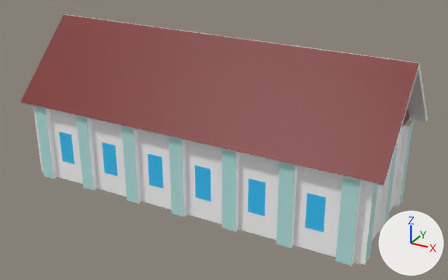
What one commit did to the Blender file house.blend.
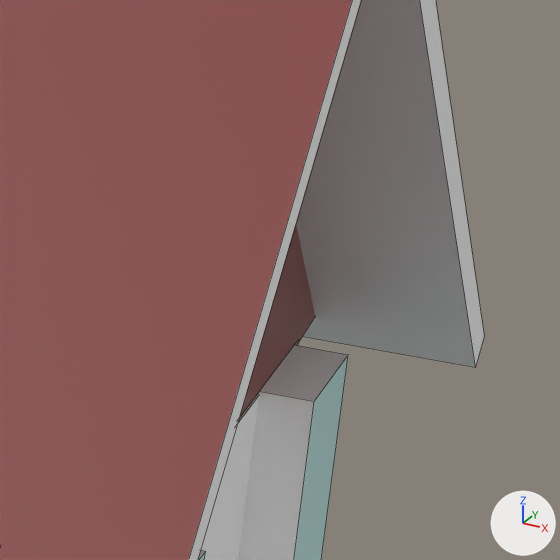
Old and new are each drawn whole from a 50 mm lens placed at (6.8, -30.1, 18.3), pointed at (-9.6, -0.2, 3.4) and again close up on the part from 84% to 97% of the width and 30% to 51% of the height. Arrows for +X, +Y and +Z are at lower right; the lights stay in place. The close-ups show mesh edges as thin lines.
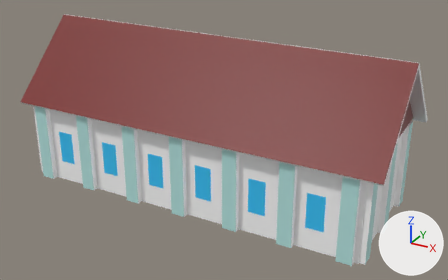
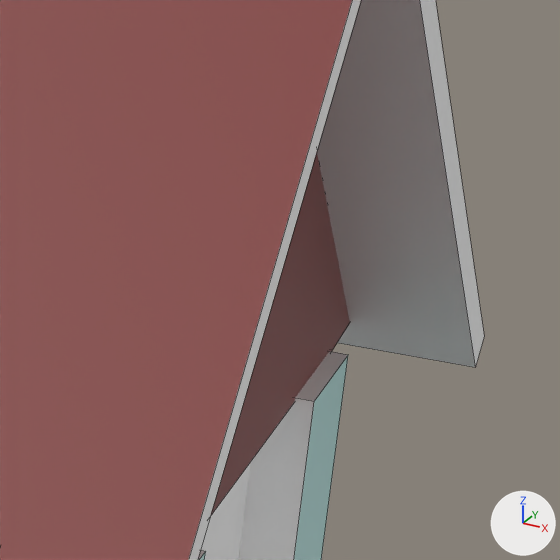
What differs and where, as boxes (x1, y1, x2, y2) in the close-ups (560 x 560 px):
part 1 of me_cube_035, built on
    before: (238, 224, 315, 421)
    after: (211, 152, 350, 515)

The change in detail:
me_cube_035 has 318 vertices, 196 faces and spans x -1.0..1.0, y -249.0..12.0, z -3.0..1.0.
me_cube_035 is used by ob_cube_000; location (0.0, 0.0, 7.642); rotation (0.0, 0.0, -1.571), in degrees (0, 0, -90); scale (3.86, 0.0869, 2.56).
Verts and faces of me_cube_035; kept vertices keep their numbers, new ones are numbered from 318.
Before the commit, vertices of me_cube_035: 0 (1.0, 1.0, -1.0), 2 (-1.0, 1.0, -1.0) at pixel (298, 343), 4 (1.0, 1.0, -1.0), 5 (0.0, 1.0, 1.0), 6 (-1.0, 1.0, -1.0).
Part 1, on me_cube_035:
Faces deleted: (0, 2, 6, 5, 4).
New vertices 323 to 327 stand at vertices 0, 2, 4, 5, 6, in that order, plus (0.0, 2.0, 0.0).
New faces: (4, 325, 326, 5), (0, 323, 325, 4), (5, 326, 327, 6), (2, 6, 327, 324), (0, 2, 324, 323) (mat_house (white #ffffff)).
New faces: (323, 324, 327, 326, 325) (mat_roof (dark red #770d04)).
me_cube_035 no longer uses material mat_window_002 (cyan #24c7ff).
me_cube_035 no longer uses material mat_window_003 (cyan #24c7ff).
me_cube_035 no longer uses material mat_window_006 (cyan #24c7ff).
me_cube_035 no longer uses material mat_window_005 (cyan #24c7ff).
me_cube_035 no longer uses material mat_window_008 (cyan #24c7ff).
me_cube_035 no longer uses material mat_window_014 (cyan #24c7ff).
me_cube_035 no longer uses material mat_window_013 (cyan #24c7ff).
me_cube_035 no longer uses material mat_window_012 (cyan #24c7ff).
me_cube_035 no longer uses material mat_window_011 (cyan #24c7ff).
me_cube_035 no longer uses material mat_window_010 (cyan #24c7ff).
me_cube_035 no longer uses material mat_window_009 (cyan #24c7ff).
